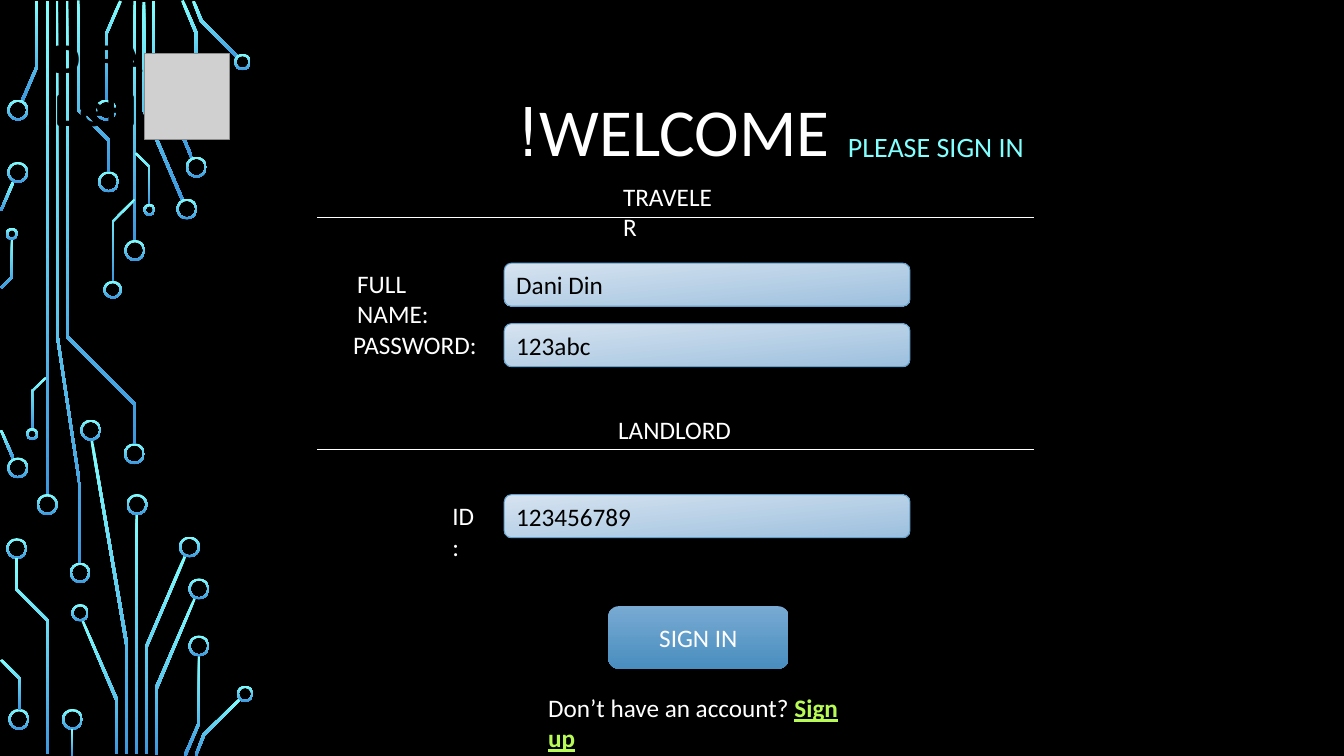
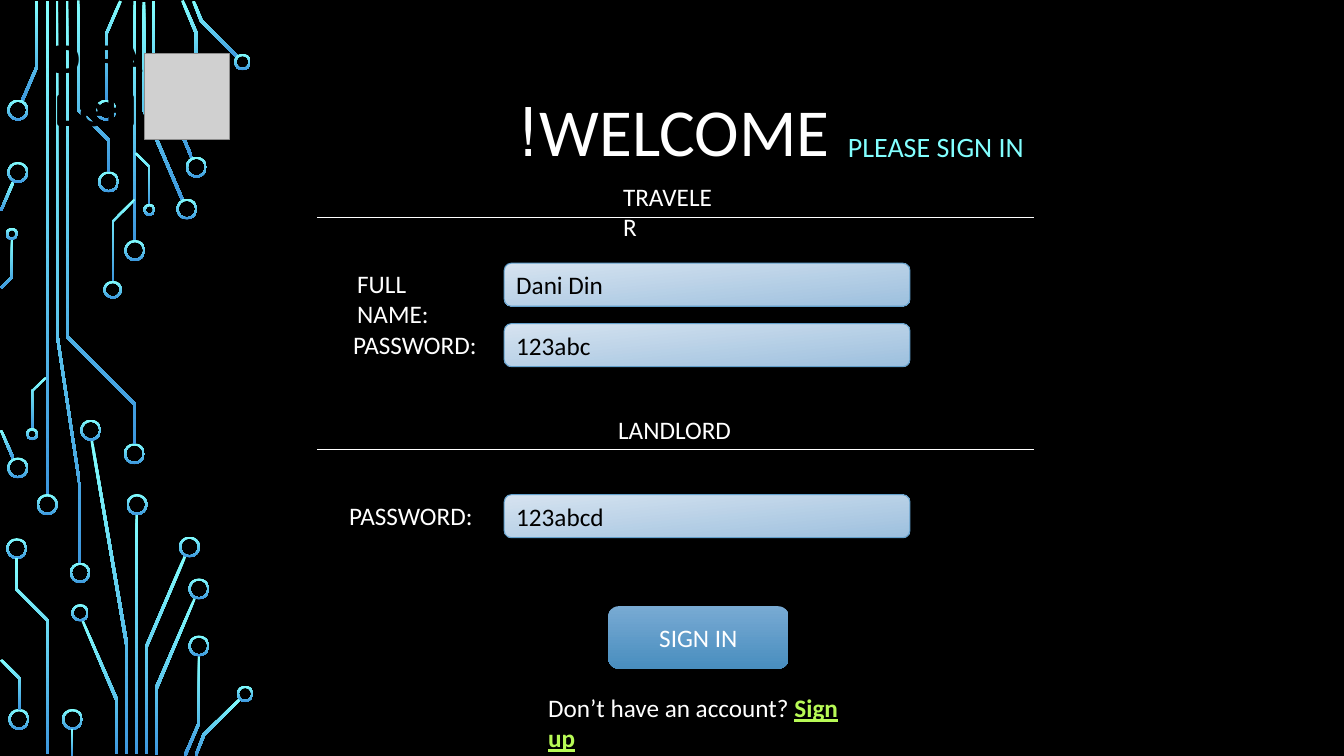
Before and after one commit to Team9-sce/SE-Fundamentals9, a slide deck: slide 2 of dira lehaskir prototype.pptx. Drawn at 1344x756 pixels with LibreOffice and Linux fonts; fonts in the diff are those of the drawing; grey boxes stand for pictures; background and template pictures are left out. Boxes give left, top, right and bottom in pixels: in the first picture for what was removed or moved away, otherwise in the second. Text is boxed around its words. In the diff, an @@ line names an element or a change of style, - is before the commit and + after.

```diff
--- a/dira lehaskir prototype.pptx
+++ b/dira lehaskir prototype.pptx
@@ text at bbox=[349, 508, 472, 525]: text changed @@
-ID:
+PASSWORD:
@@ text in rounded rectangle at bbox=[516, 508, 603, 526]: text changed @@
-123456789
+123abcd
```
Also in this commit, not shown: 6 other slides changed, 2 slides added, 1 slide removed.
